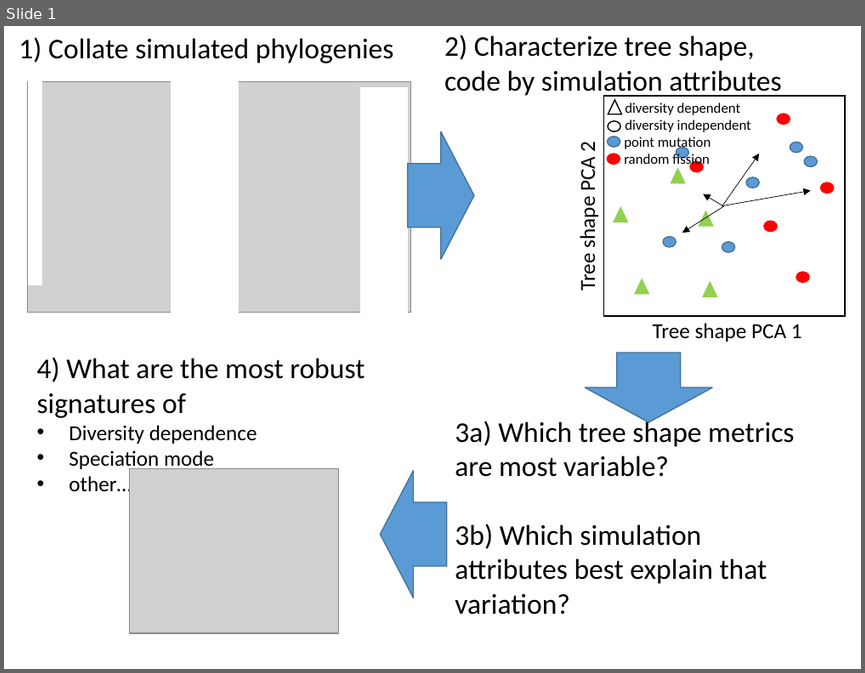
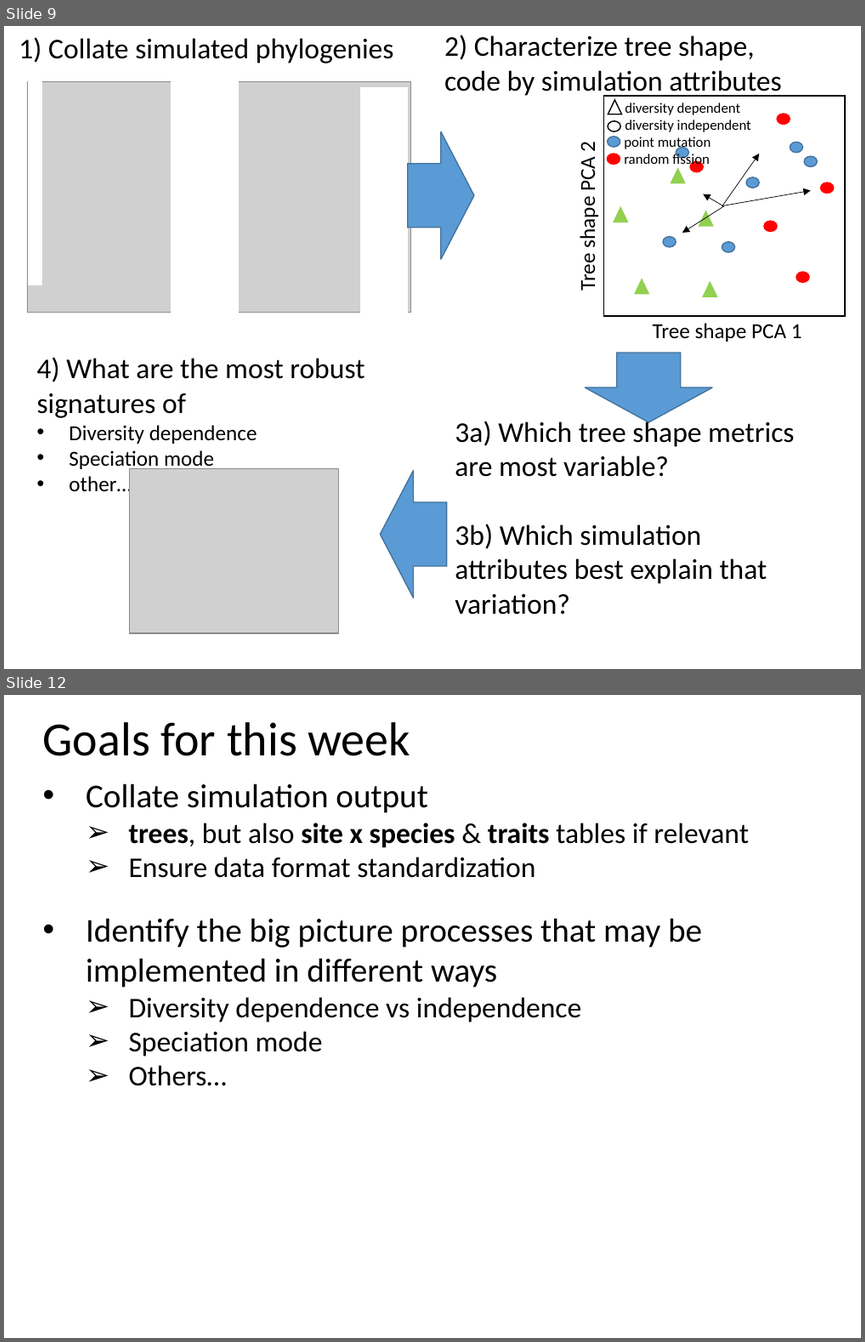
Before and after one commit to sELDIG/SimulationStudy, a slide deck: simulation_output_comparison.pptx. Shown one above the other, each under a label of ours: slide 1 before the commit, slides 9 and 12 after it; the slides between them are not shown. The pictures are 865x673 and 865x1342 pixels, drawn with LibreOffice and Linux fonts; fonts in the diff are those of the drawing; grey boxes stand for pictures. Boxes give left, top, right and bottom in pixels: in the first picture for what was removed or moved away, otherwise in the second. Text is boxed around its words. In the diff, an @@ line names an element or a change of style, - is before the commit and + after.

```diff
--- a/simulation_output_comparison.pptx
+++ b/simulation_output_comparison.pptx
@@ slide 12 added at [4,695,861,1338], background #FFFFFF @@
@@ text added at [43,722,411,756], 40 pt, text #000000 @@
+Goals for this week
@@ text added at [86,783,749,1086], 24 pt, text #000000 @@
+• Collate simulation output
+  ➢ trees, but also site x species & traits tables if relevant
+  ➢ Ensure data format standardization
+• Identify the big picture processes that may be implemented in different ways
+  ➢ Diversity dependence vs independence
+  ➢ Speciation mode
+  ➢ Others…
@@ what was slide 1 is now slide 9 @@
```
Also in this commit, not shown: 12 other slides added.
